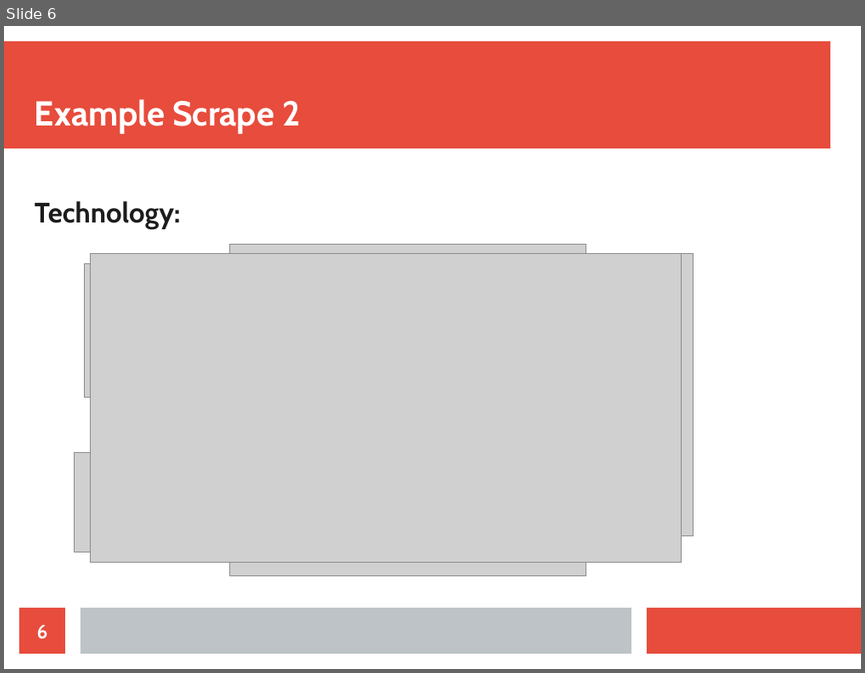
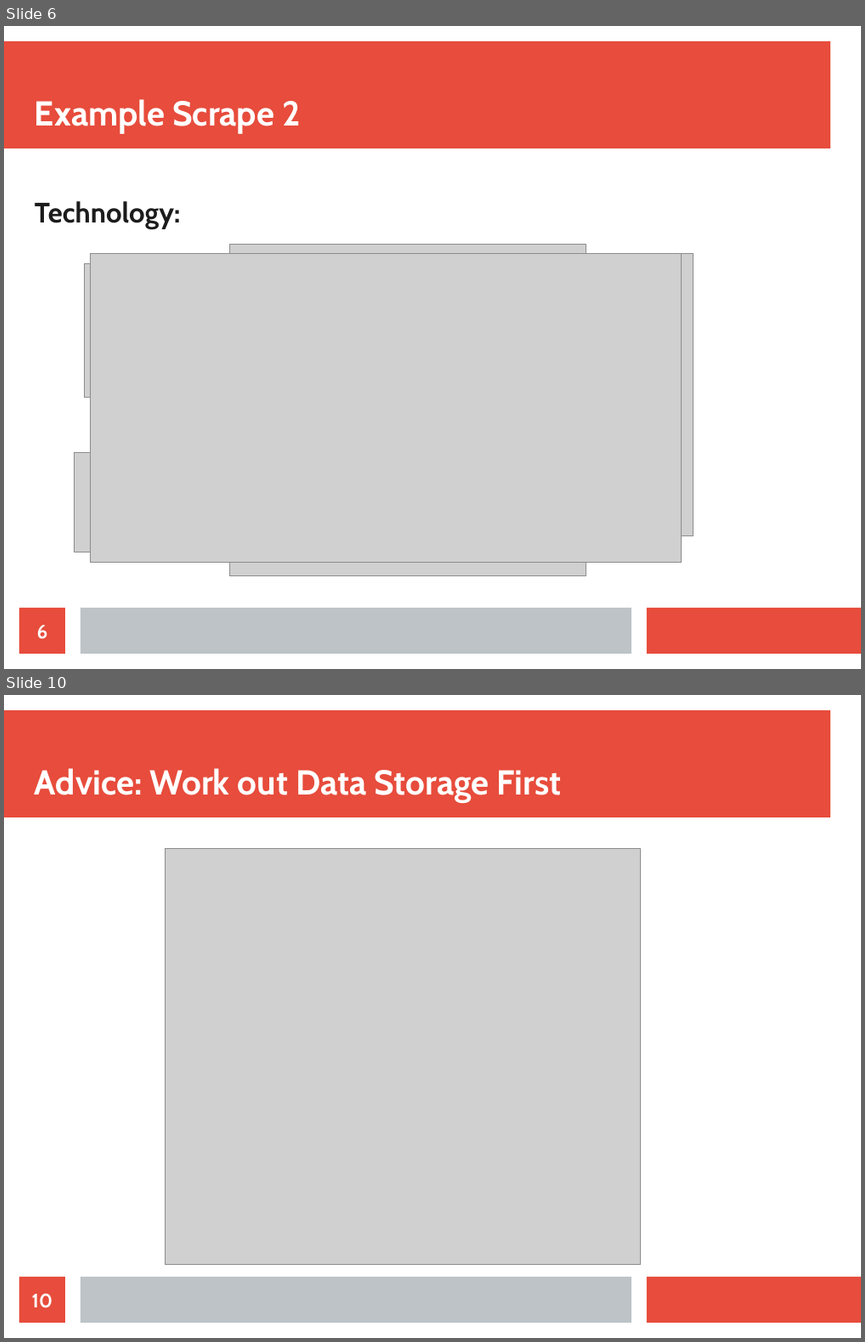
Before and after one commit to Lewington-pitsos/web_scraping_presentation, a slide deck: web_scraping.odp. Shown one above the other, each under a label of ours: slide 6 before the commit, slides 6 and 10 after it; the slides between them are not shown. The pictures are 865x673 and 865x1342 pixels, drawn with LibreOffice and Linux fonts; fonts in the diff are those of the drawing; grey boxes stand for pictures. Boxes give left, top, right and bottom in pixels: in the first picture for what was removed or moved away, otherwise in the second. Text is boxed around its words. In the diff, an @@ line names an element or a change of style, - is before the commit and + after.

Commit message:
advice section finished

```diff
--- a/web_scraping.odp
+++ b/web_scraping.odp
@@ slide 10 added at bbox=[4, 695, 861, 1338], background #FFFFFF; not listed: 3 template elements that a slide beside it also shows @@
@@ title added at bbox=[35, 768, 562, 803], 32 pt, text #FFFFFF, bold @@
+Advice: Work out Data Storage First
@@ picture added at bbox=[165, 849, 641, 1265] @@
@@ page number added at bbox=[19, 1276, 65, 1322], fill #E74C3C, 18 pt, text #FFFFFF, bold @@
+10
```
Also in this commit, not shown: 2 slides changed, 4 other slides added, 1 slide removed, 8 other files.
